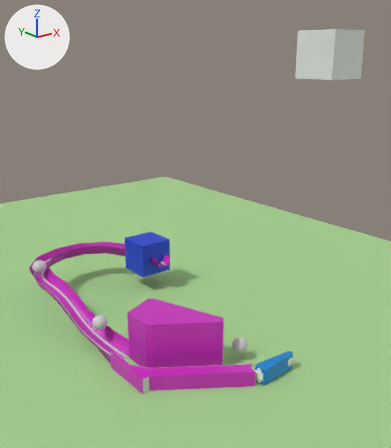
What one commit did to the COLLADA model wire_forms.dae.
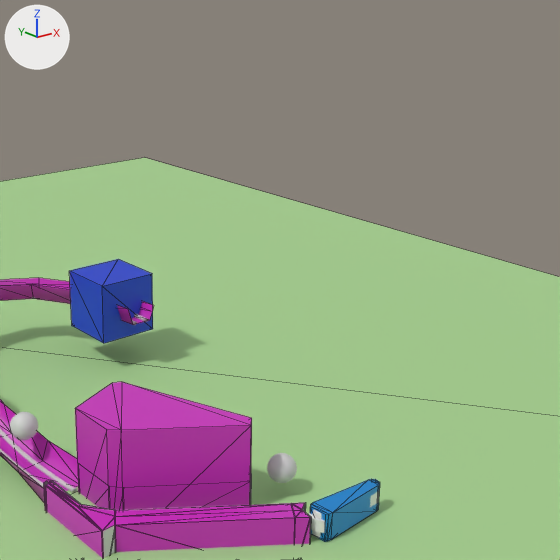
Each version is shown whole from a camera (50 mm lens) standing at (-0.65, -8.72, 4.9) and looking at (5.49, -1.04, 1.83), then close up on the part from 22% to 100% of the width and 20% to 88% of the height. Arrows for +X, +Y and +Z are at upper left; the lights stay in place. The close-ups show mesh edges as thin lines. Where no turn or scale is listed for an object, it has been applied to the vertices.

The scene before the commit, as lines of its bpy script (objects in view):
```python
me_cube_001 = bpy.data.meshes.new('Cube.001')
me_cube_001.from_pydata(...)  # 50 vertices, 92 faces; spans x 0.17..1.76, y -1.63..0.51, z -0.21..0.94
me_cube_001.materials.append(mat_invisble)  # pink #cd2cc0
me_mesh = bpy.data.meshes.new('Mesh')
me_mesh.from_pydata(...)  # 63 vertices, 91 faces; spans x -2.31..0.44, y -3.18..0.68, z 0.0..0.8
me_mesh.materials.append(mat_invisble)  # pink #cd2cc0
me_mesh_001 = bpy.data.meshes.new('Mesh.001')
me_mesh_001.from_pydata(...)  # 3936 vertices, 7680 faces; spans x -1.97..0.63, y -3.17..0.64, z -0.02..0.61
me_mesh_001.materials.append(mat_material)  # light grey #d1d1d1
ob_p__ramp_physics_alt_c__convert__decimate__apply = bpy.data.objects.new('P__ramp_physics_alt_c__convert__decimate__apply', me_mesh)
ob_p__ramp_physics_alt_c__convert__decimate__apply.location = (5.31, 1.46, 0.0)
ob_p_left_inlane = bpy.data.objects.new('P_left_inlane', me_cube_001)
ob_p_left_inlane.location = (2.97, -1.99, -0.1)
ob_ramp_visual_triangles = bpy.data.objects.new('ramp_visual_triangles', me_mesh_001)
ob_ramp_visual_triangles.location = (5.03, 1.45, 0.01)
# also in view: 'FLIPPER' at (5.08, -3.6, 0.14); 'GHOST' at (5.52, 0.68, 0.71); 'Plane' at (5.72, 0.08, 0.0); 'BALL_1' at (4.98, -2.88, 0.25)
```
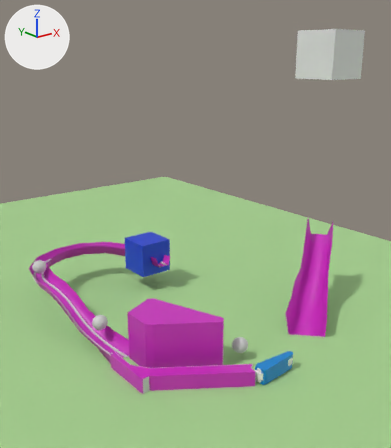
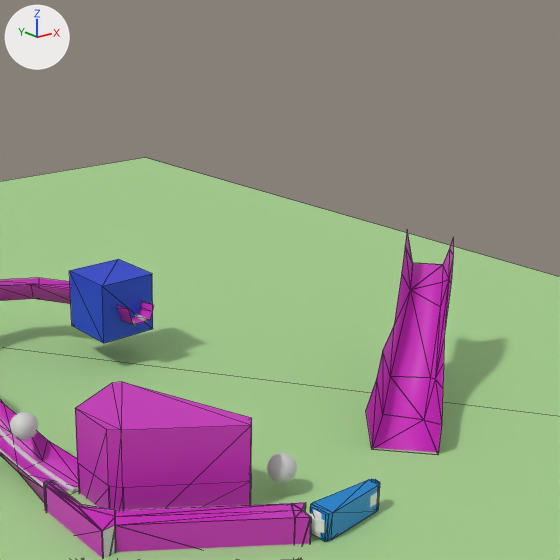
Commit message: Ramp to play with.

Pixel boxes [x1, y1, x2, y2] of what changed, in the close-ups (560 x 560 px):
'P_ramp2', added (pink): after [366, 231, 453, 453]

The change, as a diff of the scene's bpy script:
```diff
--- a/wire_forms.dae.py
+++ b/wire_forms.dae.py
@@ mat_invisble_001 @@
+mat_invisble_001 = principled_material('invisble_001')
+mat_invisble_001.base_color = (0.61, 0.025, 0.526)  # pink #cd2cc0
+mat_invisble_001.roughness = 0.44
@@ me_mesh_002 @@
+me_mesh_002.from_pydata(...)  # 28 vertices, 35 faces; spans x -2.2..0.25, y -2.8..-0.93, z 0.0..1.59
+me_mesh_002.materials.append(mat_invisble_001)  # pink #cd2cc0
@@ me_mesh_003 @@
+me_mesh_003.from_pydata(...)  # 28 vertices, 35 faces; spans x -2.2..0.25, y -2.8..-0.93, z 0.0..1.59
@@ ob_p_ramp2 @@
+ob_p_ramp2 = bpy.data.objects.new('P_ramp2', me_mesh_002)
+ob_p_ramp2.location = (8.39, -0.55, 0.0)
@@ ob_visual_ramp2 @@
+ob_visual_ramp2 = bpy.data.objects.new('visual_ramp2', me_mesh_003)
+ob_visual_ramp2.location = (8.39, -0.55, -0.01)
```
